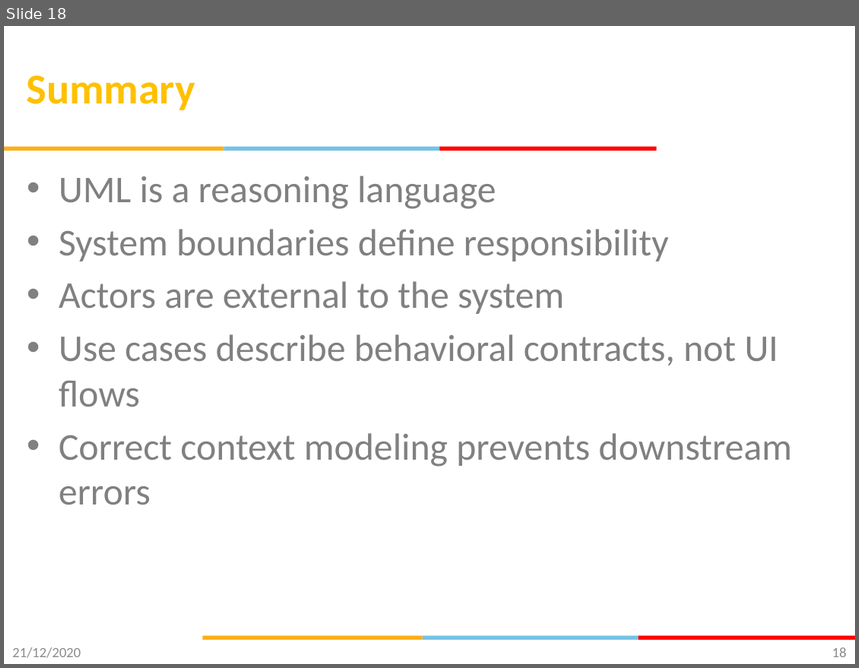
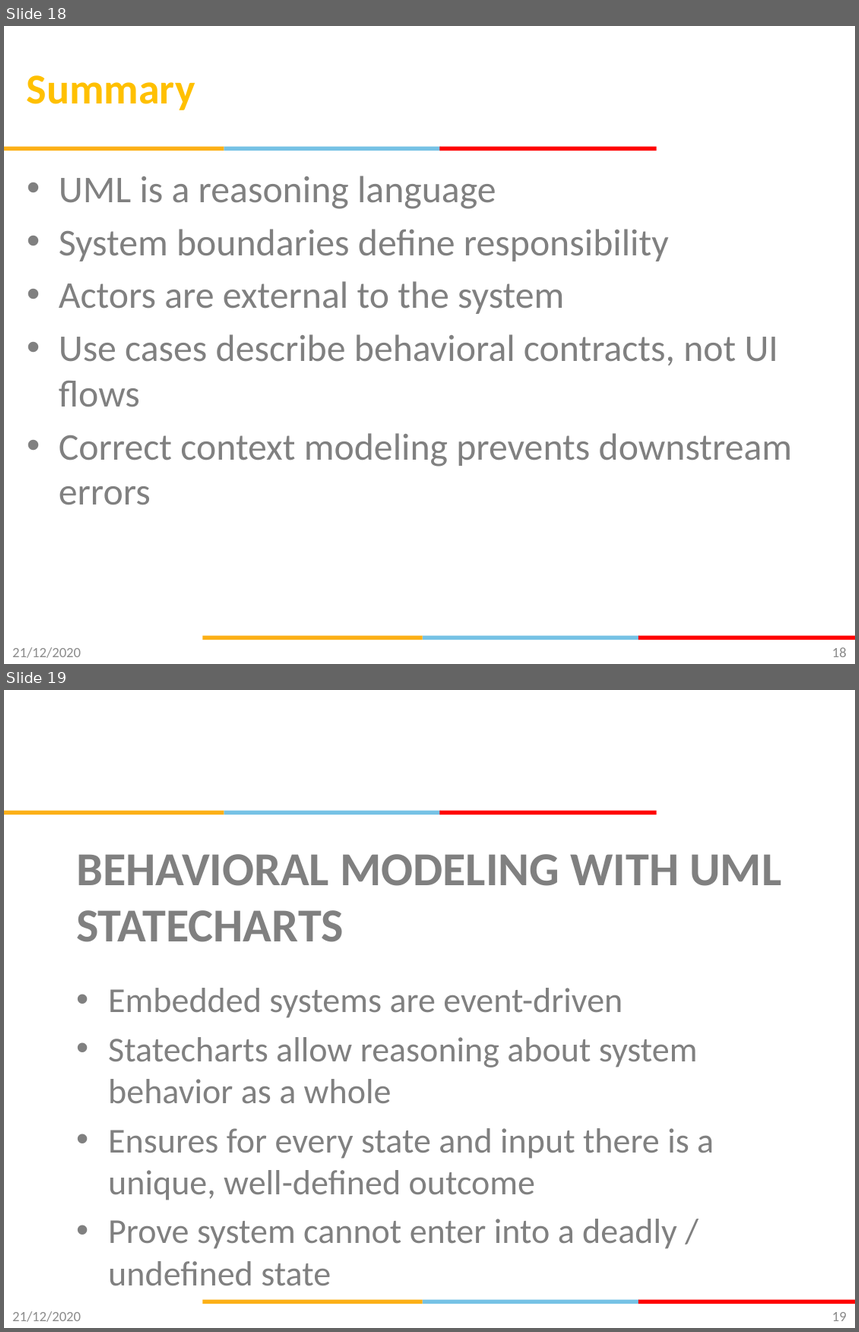
Before and after one commit to gsaurabhr-teaching/csg523-material, a slide deck: Lec-9-12-modeling-uml.pptx. Shown one above the other, each under a label of ours: slide 18 before the commit, slides 18 and 19 after it. The pictures are 859x668 and 859x1332 pixels, drawn with LibreOffice and Linux fonts; fonts in the diff are those of the drawing; background and template pictures are left out. Boxes give left, top, right and bottom in pixels: in the first picture for what was removed or moved away, otherwise in the second. Text is boxed around its words. In the diff, an @@ line names an element or a change of style, - is before the commit and + after.

Commit message:
UML state charts

```diff
--- a/Lec-9-12-modeling-uml.pptx
+++ b/Lec-9-12-modeling-uml.pptx
@@ slide 19 added at (4,690,855,1328), background #FFFFFF; not listed: 6 template elements that a slide beside it also shows @@
@@ title added at (76,854,781,942), 40 pt, text #808080, bold @@
+BEHAVIORAL MODELING WITH UML STATECHARTS
@@ text added at (108,988,714,1249), 29.6 pt, text #808080 @@
+• Embedded systems are event-driven
+• Statecharts allow reasoning about system behavior as a whole
+• Ensures for every state and input there is a unique, well-defined outcome
+• Prove system cannot enter into a deadly / undefined state
@@ text added at (12,1312,81,1322), 12 pt, text #8C8C8C @@
+21/12/2020
@@ page number added at (832,1312,847,1322), 12 pt, text #898989 @@
+19
```
Also in this commit, not shown: 1 slide changed, 14 other slides added.
